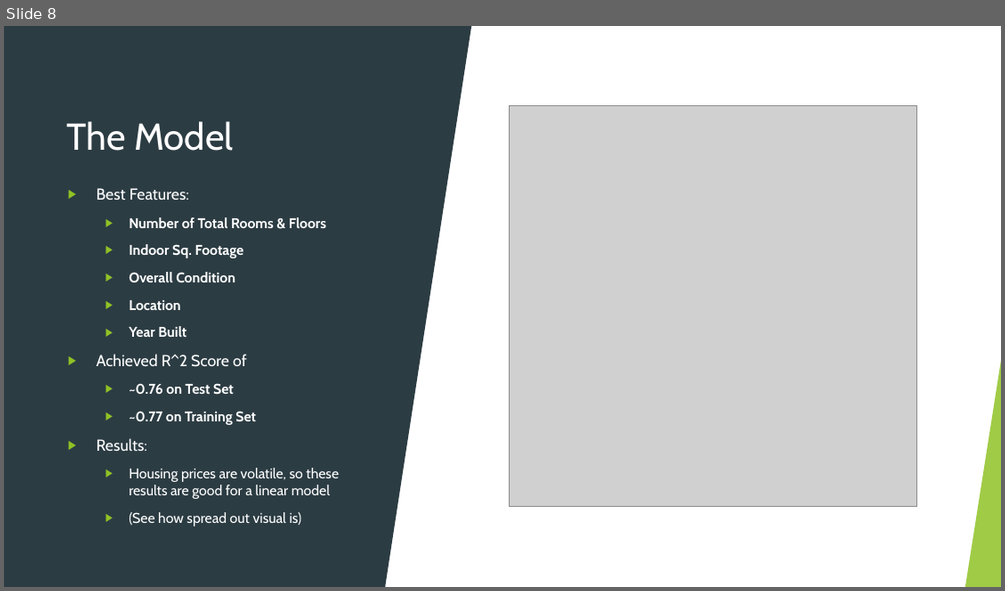
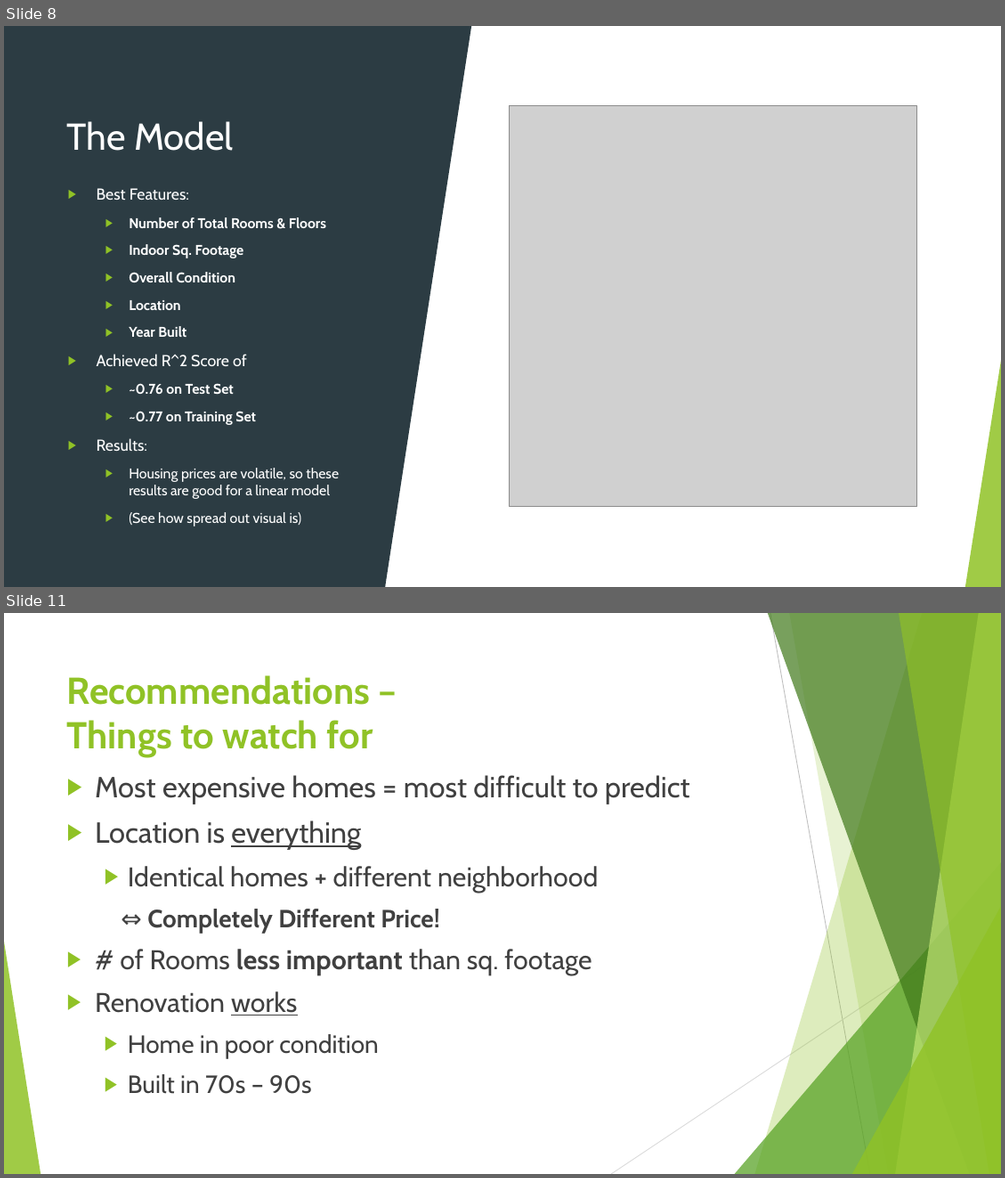
Before and after one commit to arcaputo3/dsc-1-final-project-online-ds-sp-000, a slide deck: Linear Regression Modeling.pptx. Shown one above the other, each under a label of ours: slide 8 before the commit, slides 8 and 11 after it; the slides between them are not shown. The pictures are 1005x591 and 1005x1178 pixels, drawn with LibreOffice and Linux fonts; fonts in the diff are those of the drawing; grey boxes stand for pictures. Boxes give left, top, right and bottom in pixels: in the first picture for what was removed or moved away, otherwise in the second. Text is boxed around its words. In the diff, an @@ line names an element or a change of style, - is before the commit and + after.

```diff
--- a/Linear Regression Modeling.pptx
+++ b/Linear Regression Modeling.pptx
@@ slide 11 added at [4, 613, 1001, 1174], background #FFFFFF; not listed: 10 template elements that a slide beside it also shows @@
@@ title added at [67, 675, 373, 757], 36 pt, text #90C226, bold @@
+Recommendations –
+Things to watch for
@@ text added at [95, 775, 690, 1094], 26 pt, text #404040 @@
+▶ Most expensive homes = most difficult to predict
+▶ Location is everything
+  ▶ Identical homes + different neighborhood
+  ⇔ Completely Different Price!
+▶ # of Rooms less important than sq. footage
+▶ Renovation works
+  ▶ Home in poor condition
+  ▶ Built in 70s – 90s
```
Also in this commit, not shown: 2 slides changed, 2 other slides added, 2 other files.
